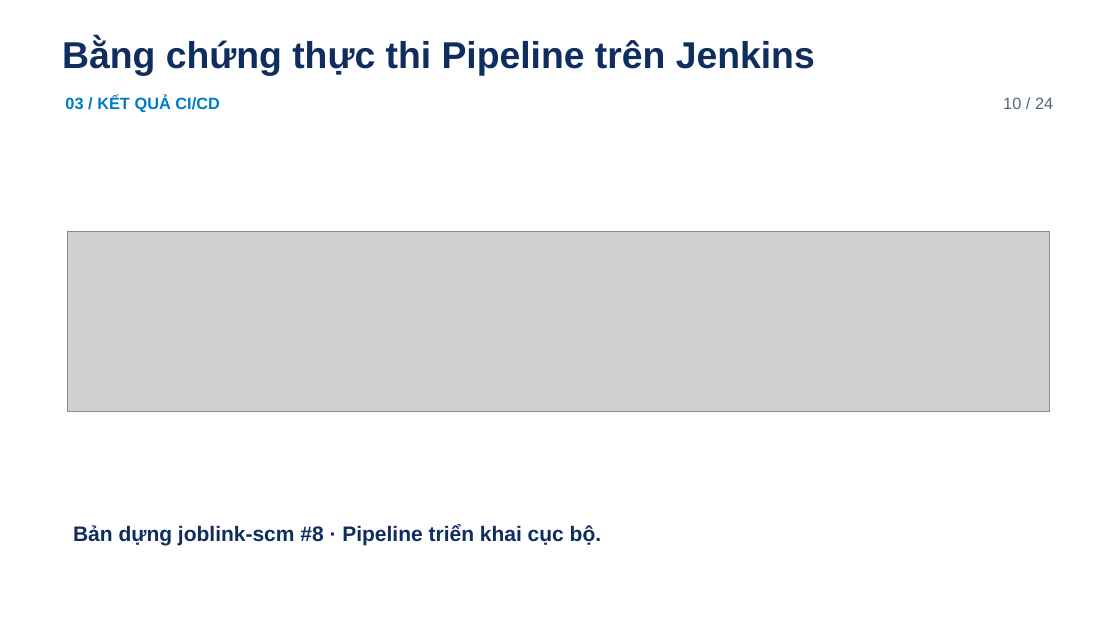
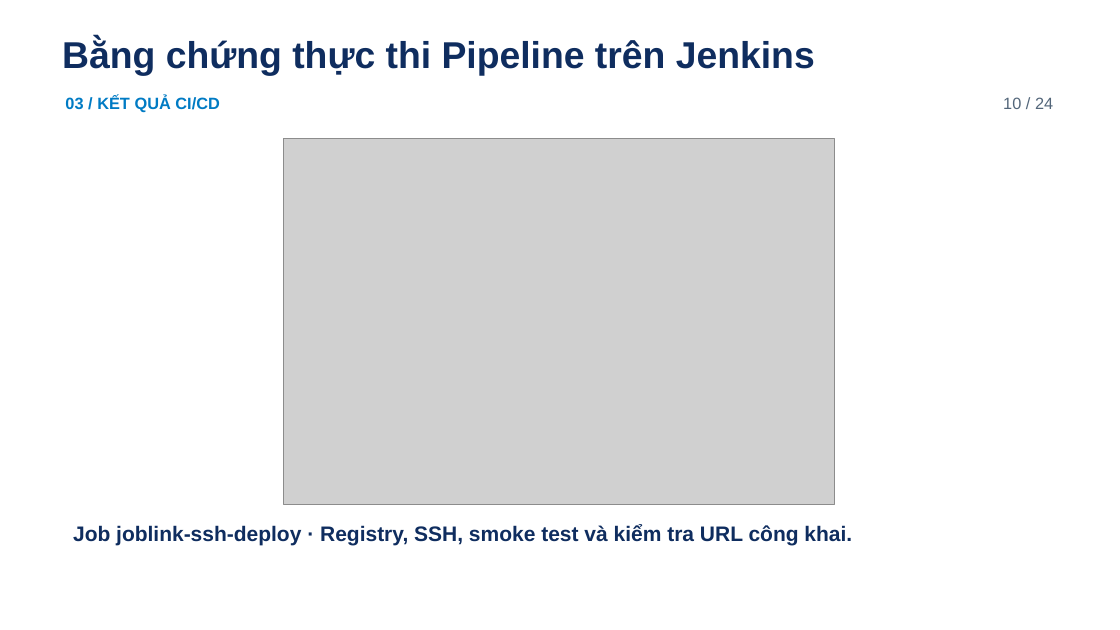
Before and after one commit to hieunofun/cong-nghe-phan-mem, a slide deck: slide 10 of JobLink_Final_Presentation.pptx. Drawn at 1120x630 pixels with LibreOffice and Linux fonts; fonts in the diff are those of the drawing; grey boxes stand for pictures; background and template pictures are left out. Boxes give left, top, right and bottom in pixels: in the first picture for what was removed or moved away, otherwise in the second. Text is boxed around its words. In the diff, an @@ line names an element or a change of style, - is before the commit and + after.

Commit message:
Record verified SSH deployment and SonarQube defense evidence

```diff
--- a/JobLink_Final_Presentation.pptx
+++ b/JobLink_Final_Presentation.pptx
@@ picture: place and size @@
-picture at <box>67,231,1050,412</box>
+picture at <box>283,139,834,504</box>
@@ text at <box>73,524,852,545</box>: text changed @@
-Bản dựng joblink-scm #8 · Pipeline triển khai cục bộ.
+Job joblink-ssh-deploy · Registry, SSH, smoke test và kiểm tra URL công khai.
```
Also in this commit, not shown: 1 other slide changed, 4 other files.
